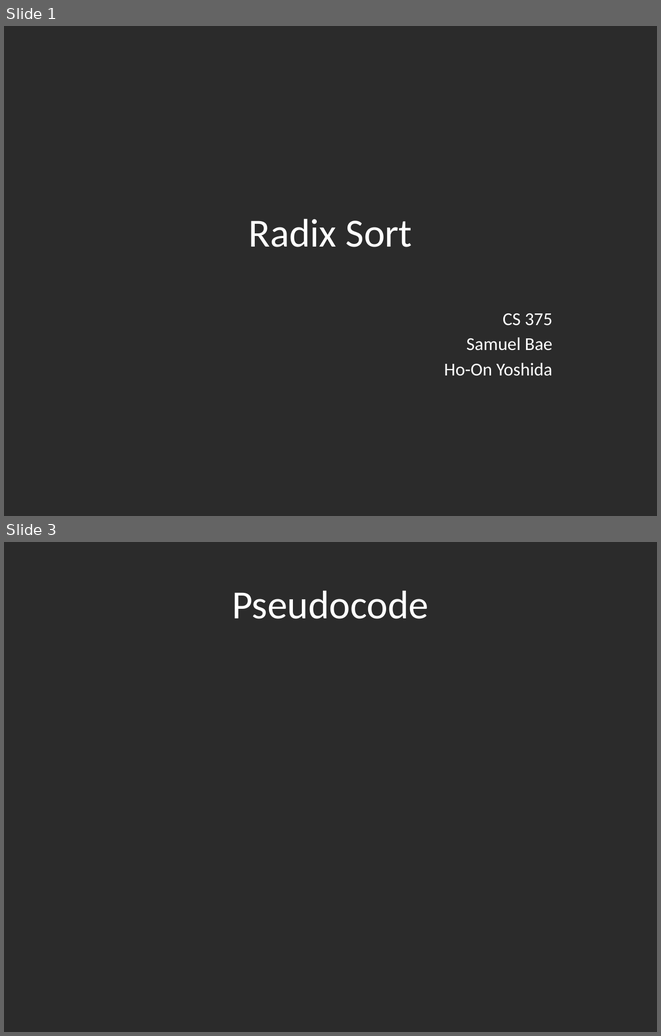
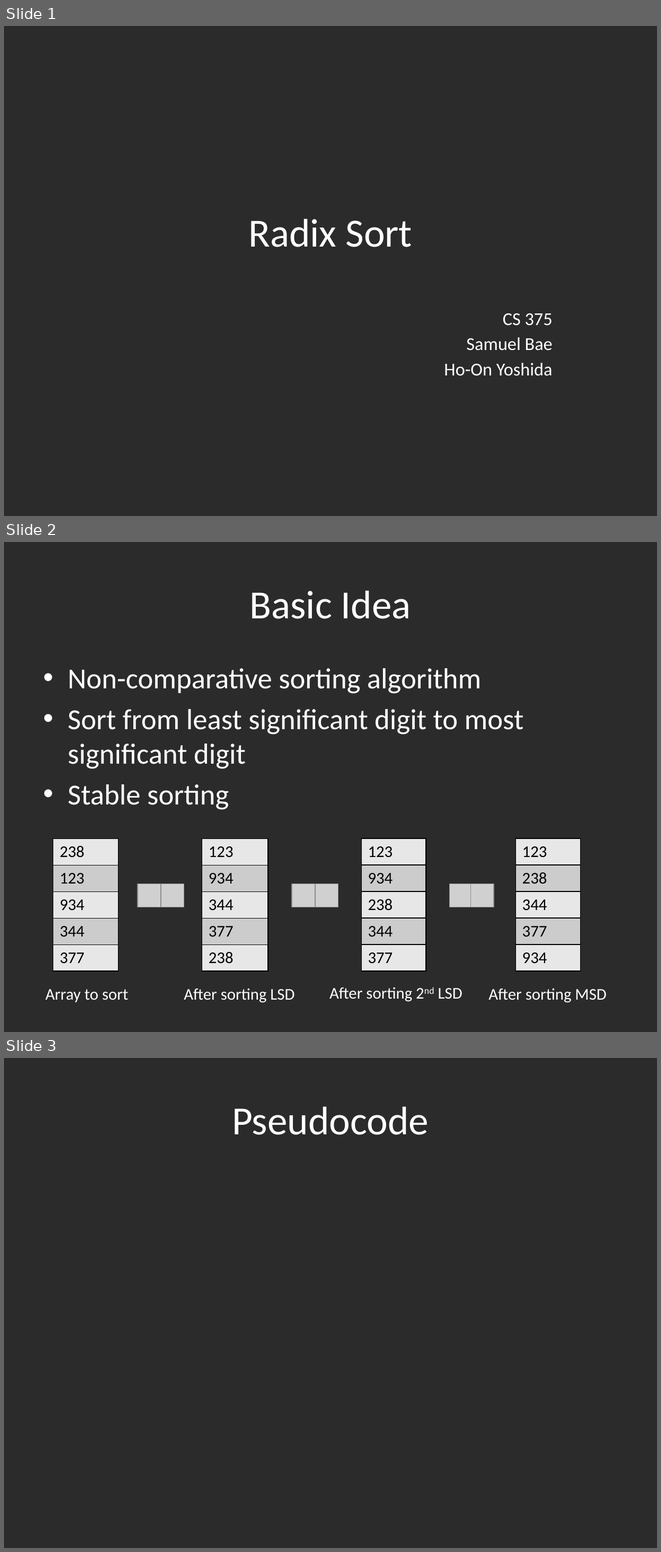
Before and after one commit to hyoshid1/project375, a slide deck: presentation.pptx. Shown one above the other, each under a label of ours: slides 1 and 3 before the commit, slides 1, 2 and 3 after it; the slides between them are not shown. The pictures are 661x1036 and 661x1552 pixels, drawn with LibreOffice and Linux fonts; fonts in the diff are those of the drawing; grey boxes stand for pictures; background and template pictures are left out; a plain dark background stands for a picture behind light text. Boxes give left, top, right and bottom in pixels: in the first picture for what was removed or moved away, otherwise in the second. Text is boxed around its words. In the diff, an @@ line names an element or a change of style, - is before the commit and + after.

Commit message:
update ppt

```diff
--- a/presentation.pptx
+++ b/presentation.pptx
@@ slide 2 added at bbox=[4, 542, 657, 1032], background picture (left out) @@
@@ title added at bbox=[250, 590, 411, 619], 44 pt, text #FFFFFF @@
+Basic Idea
@@ text added at bbox=[68, 668, 524, 810], 32 pt, text #FFFFFF @@
+• Non-comparative sorting algorithm
+• Sort from least significant digit to most significant digit
+• Stable sorting
@@ table added at bbox=[53, 838, 118, 971], 5 rows, 1 columns @@
+238
+123
+934
+344
+377
@@ table added at bbox=[202, 838, 268, 971], 5 rows, 1 columns @@
+123
+934
+344
+377
+238
@@ table added at bbox=[361, 838, 426, 971], 5 rows, 1 columns @@
+123
+934
+238
+344
+377
@@ table added at bbox=[516, 838, 581, 971], 5 rows, 1 columns @@
+123
+238
+344
+377
+934
@@ picture added at bbox=[138, 883, 161, 907] @@
@@ picture added at bbox=[161, 883, 184, 907] @@
@@ picture added at bbox=[292, 883, 316, 907] @@
@@ picture added at bbox=[316, 883, 339, 907] @@
@@ picture added at bbox=[449, 883, 473, 907] @@
@@ picture added at bbox=[471, 883, 494, 907] @@
@@ text added at bbox=[329, 987, 462, 1002], 18 pt, text #FFFFFF @@
+After sorting 2nd LSD
@@ text added at bbox=[45, 989, 128, 1002], 18 pt, text #FFFFFF @@
+Array to sort
@@ text added at bbox=[184, 988, 294, 1003], 18 pt, text #FFFFFF @@
+After sorting LSD
@@ text added at bbox=[488, 988, 606, 1003], 18 pt, text #FFFFFF @@
+After sorting MSD
```
Also in this commit, not shown: 1 slide removed.
